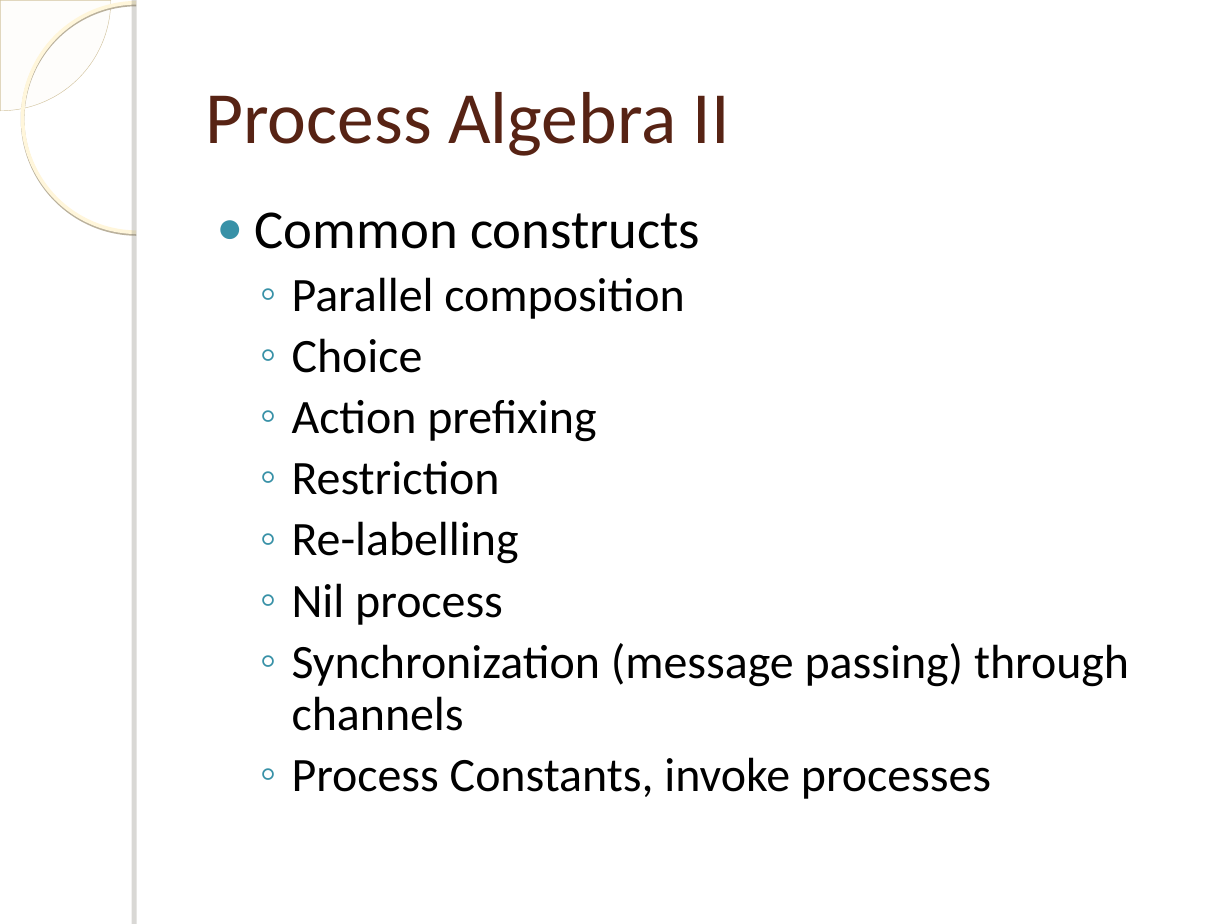
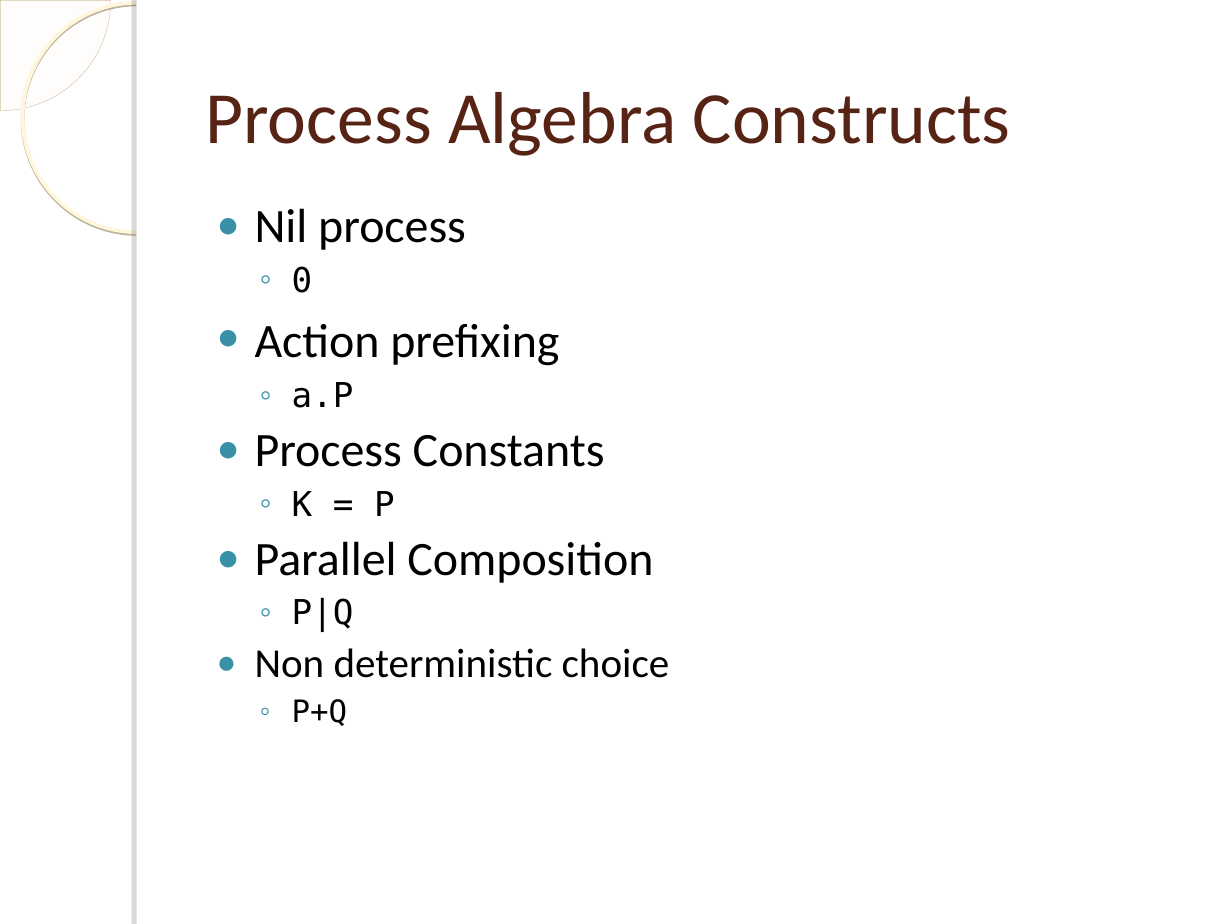
Before and after one commit to einaregilsson/Process-Language-Runtime, a slide deck: slide 4 of presentation.ppt. Drawn at 1232x924 pixels with LibreOffice and Linux fonts; fonts in the diff are those of the drawing; background and template pictures are left out. Boxes give left, top, right and bottom in pixels: in the first picture for what was removed or moved away, otherwise in the second. Text is boxed around its words. In the diff, an @@ line names an element or a change of style, - is before the commit and + after.

```diff
--- a/presentation.ppt
+++ b/presentation.ppt
@@ title at [205,92,1011,156]: text changed @@
-Process Algebra II
+Process Algebra Constructs
@@ text at [255,208,466,293]: text changed @@
-● Common constructs
-  ◦ Parallel composition
-  ◦ Choice
+● Nil process
+  ◦ 0
@@ text at [255,324,559,366]: bullet ◦ to ●; list level 2 to 1 in "Action prefixing" @@
@@ text at [255,382,670,726]: text changed @@
-  ◦ Restriction
-  ◦ Re-labelling
-  ◦ Nil process
-  ◦ Synchronization (message passing) through channels
-  ◦ Process Constants, invoke processes
+  ◦ a.P
+● Process Constants
+  ◦ K = P
+● Parallel Composition
+  ◦ P|Q
+● Non deterministic choice
+  ◦ P+Q
```
Also in this commit, not shown: 5 other slides changed, 1 slide added.
